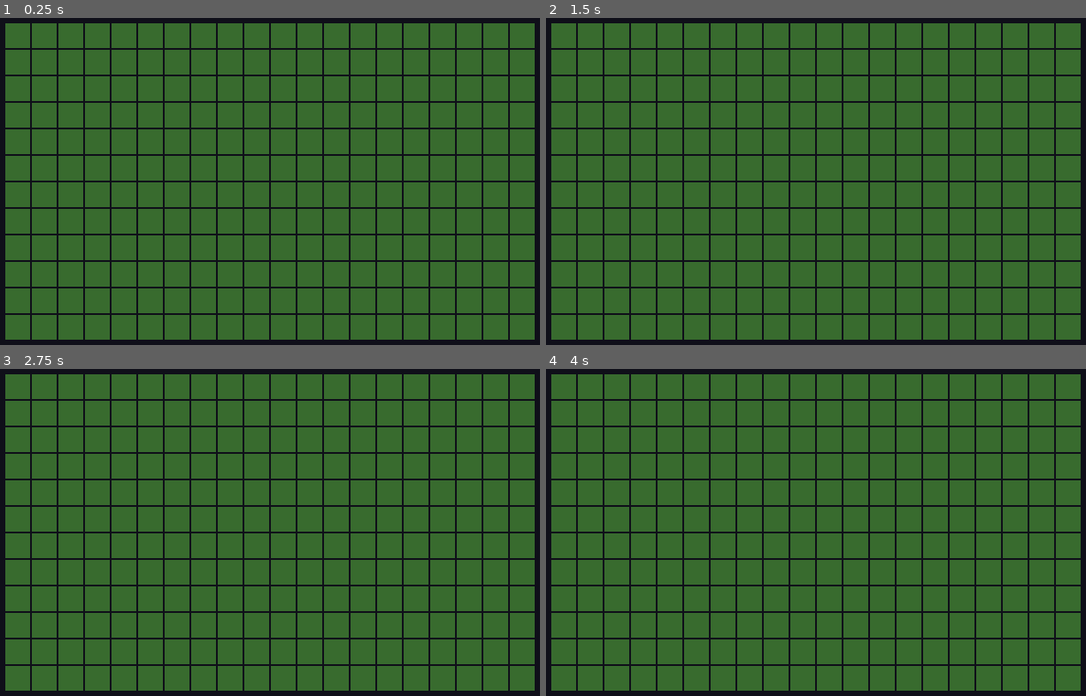
Above: before the commit, frames 1-4 (two rows, left to right).
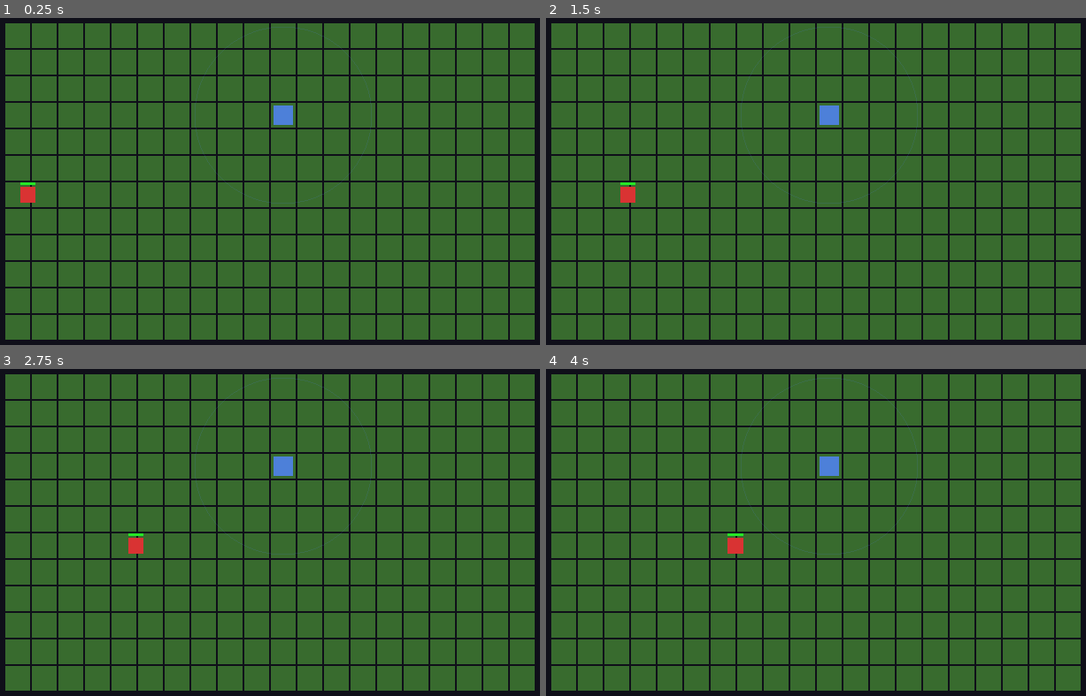
Above: after the commit, the same moments.

Repository: ActuallyAJL/Tower-Defense
Game: Godot game, scene res://scenes/main.tscn
The game is run twice, just before and just after one commit, with the same random seed, the same clock (stepped at 60 frames per second) and the same inputs.
Inputs:
- Up to frame 1 (0.25 s): no input
- Up to frame 2 (1.5 s): no input
- Up to frame 3 (2.75 s): tap Enter at 2 s
- Up to frame 4 (4 s): tap Space at 2.75 s

The runs differ from the first frame. In frame 1, 0.6% of the frame differs, in the area x 3-69%, y 2-57%; in frame 2, 0.6%; in frame 3, 0.6%; in frame 4, 0.6%, in the area x 33-69%, y 2-57%.

Commit message:
feat: add enemy, tower, and projectile with basic shoot/health loop
- enemy.gd: moves along waypoints, takes damage, dies at 0 hp,
  draws body + live HP bar via _draw()
- tower.gd: scans for nearest enemy in range, fires on cooldown,
  draws body + faint range circle
- projectile.gd: homes toward target, deals damage on contact
- main.gd: spawns one demo enemy (straight path) and one tower

Co-Authored-By: Claude Sonnet 4.6 <noreply@anthropic.com>

Diff:
--- /dev/null
+++ b/scripts/game/enemy.gd
@@ -0,0 +1,65 @@
+extends Node2D
+class_name Enemy
+
+signal died(enemy: Enemy)
+
+const SPEED := 80.0
+const SIZE  := Vector2(28.0, 28.0)
+const COLOR := Color(0.85, 0.2, 0.2)
+
+@export var max_hp: float = 100.0
+
+var hp: float
+
+var _waypoints: Array[Vector2] = []
+var _wp_index: int = 0
+
+
+func _ready() -> void:
+	hp = max_hp
+
+
+func setup(waypoints: Array[Vector2]) -> void:
+	_waypoints = waypoints
+	_wp_index = 0
+	if _waypoints.size() > 0:
+		position = _waypoints[0]
+
+
+func _process(delta: float) -> void:
+	_move(delta)
+	queue_redraw()
+
+
+func _move(delta: float) -> void:
+	if _wp_index >= _waypoints.size():
+		queue_free()
+		return
+	var target := _waypoints[_wp_index]
+	if position.distance_to(target) < 2.0:
+		_wp_index += 1
+		return
+	position += (target - position).normalized() * SPEED * delta
+
+
+func take_damage(amount: float) -> void:
+	hp = maxf(hp - amount, 0.0)
+	if hp == 0.0:
+		died.emit(self)
+		queue_free()
+
+
+func _draw() -> void:
+	var half := SIZE / 2.0
+	# Body
+	draw_rect(Rect2(-half, SIZE), COLOR)
+	# HP bar backing
+	draw_rect(
+		Rect2(Vector2(-half.x, -half.y - 9.0), Vector2(SIZE.x, 5.0)),
+		Color(0.15, 0.15, 0.15)
+	)
+	# HP bar fill — shrinks as hp drops
+	draw_rect(
+		Rect2(Vector2(-half.x, -half.y - 9.0), Vector2(SIZE.x * (hp / max_hp), 5.0)),
+		Color(0.15, 0.9, 0.15)
+	)
--- /dev/null
+++ b/scripts/game/projectile.gd
@@ -0,0 +1,32 @@
+extends Node2D
+class_name Projectile
+
+const SPEED  := 220.0
+const RADIUS := 5.0
+const COLOR  := Color(1.0, 0.85, 0.1)
+
+var _target : Enemy
+var _damage : float
+
+
+func setup(target: Enemy, damage: float) -> void:
+	_target = target
+	_damage = damage
+
+
+func _process(delta: float) -> void:
+	if not is_instance_valid(_target):
+		queue_free()
+		return
+	var to_target := _target.position - position
+	# Close enough to register a hit.
+	if to_target.length() <= RADIUS + SPEED * delta:
+		_target.take_damage(_damage)
+		queue_free()
+		return
+	position += to_target.normalized() * SPEED * delta
+	queue_redraw()
+
+
+func _draw() -> void:
+	draw_circle(Vector2.ZERO, RADIUS, COLOR)
--- /dev/null
+++ b/scripts/game/tower.gd
@@ -0,0 +1,62 @@
+extends Node2D
+class_name Tower
+
+const SIZE    := Vector2(36.0, 36.0)
+const COLOR   := Color(0.3, 0.5, 0.85)
+
+@export var damage    : float = 25.0
+@export var range_px  : float = 160.0
+@export var fire_rate : float = 1.0   # shots per second
+
+# Set by the spawner so the tower can scan for enemies.
+var enemies_parent: Node = null
+
+var _cooldown : float = 0.0
+var _target   : Enemy = null
+
+
+func _ready() -> void:
+	queue_redraw()
+
+
+func _process(delta: float) -> void:
+	_cooldown -= delta
+	if _cooldown > 0.0:
+		return
+	_acquire_target()
+	if not is_instance_valid(_target):
+		return
+	_fire()
+	_cooldown = 1.0 / fire_rate
+
+
+func _acquire_target() -> void:
+	# Keep the current target if it's still alive and in range.
+	if is_instance_valid(_target) and position.distance_to(_target.position) <= range_px:
+		return
+	_target = null
+	if enemies_parent == null:
+		return
+	# Pick the closest enemy within range.
+	var best_dist := range_px + 1.0
+	for child in enemies_parent.get_children():
+		if child is Enemy:
+			var d := position.distance_to(child.position)
+			if d < best_dist:
+				best_dist = d
+				_target = child as Enemy
+
+
+func _fire() -> void:
+	var proj := Projectile.new()
+	proj.position = position
+	proj.setup(_target, damage)
+	# Add to the same parent so coordinates match.
+	get_parent().add_child(proj)
+
+
+func _draw() -> void:
+	var half := SIZE / 2.0
+	draw_rect(Rect2(-half, SIZE), COLOR)
+	# Subtle range indicator.
+	draw_arc(Vector2.ZERO, range_px, 0.0, TAU, 64, Color(COLOR, 0.15))
--- a/scripts/main.gd
+++ b/scripts/main.gd
@@ -1,16 +1,22 @@
 extends Node2D
 class_name Main
 
-const TILE_SIZE: int = 48
-const GRID_COLS: int = 20
-const GRID_ROWS: int = 12
+const TILE_SIZE : int = 48
+const GRID_COLS : int = 20
+const GRID_ROWS : int = 12
 
 const COLOR_GRASS  := Color(0.22, 0.42, 0.18)
 const COLOR_BORDER := Color(0.15, 0.30, 0.12)
 
+# All game entities live under this node so they share the grid coordinate space.
+var _entities: Node2D
+
 
 func _ready() -> void:
 	_center_grid()
+	_entities = Node2D.new()
+	add_child(_entities)
+	_spawn_demo()
 
 
 func _center_grid() -> void:
@@ -19,6 +25,24 @@
 		floorf((vp.x - GRID_COLS * TILE_SIZE) / 2.0),
 		floorf((vp.y - GRID_ROWS * TILE_SIZE) / 2.0)
 	)
+
+
+func _spawn_demo() -> void:
+	# Straight path along the middle row of the grid.
+	var mid_y := (GRID_ROWS / 2) * TILE_SIZE + TILE_SIZE / 2.0
+	var waypoints: Array[Vector2] = []
+	for col in GRID_COLS:
+		waypoints.append(Vector2(col * TILE_SIZE + TILE_SIZE / 2.0, mid_y))
+
+	var enemy := Enemy.new()
+	enemy.setup(waypoints)
+	_entities.add_child(enemy)
+
+	# Tower sits three rows above the path at column 10.
+	var tower := Tower.new()
+	tower.position = Vector2(10 * TILE_SIZE + TILE_SIZE / 2.0, 3 * TILE_SIZE + TILE_SIZE / 2.0)
+	tower.enemies_parent = _entities
+	_entities.add_child(tower)
 
 
 func _draw() -> void:
